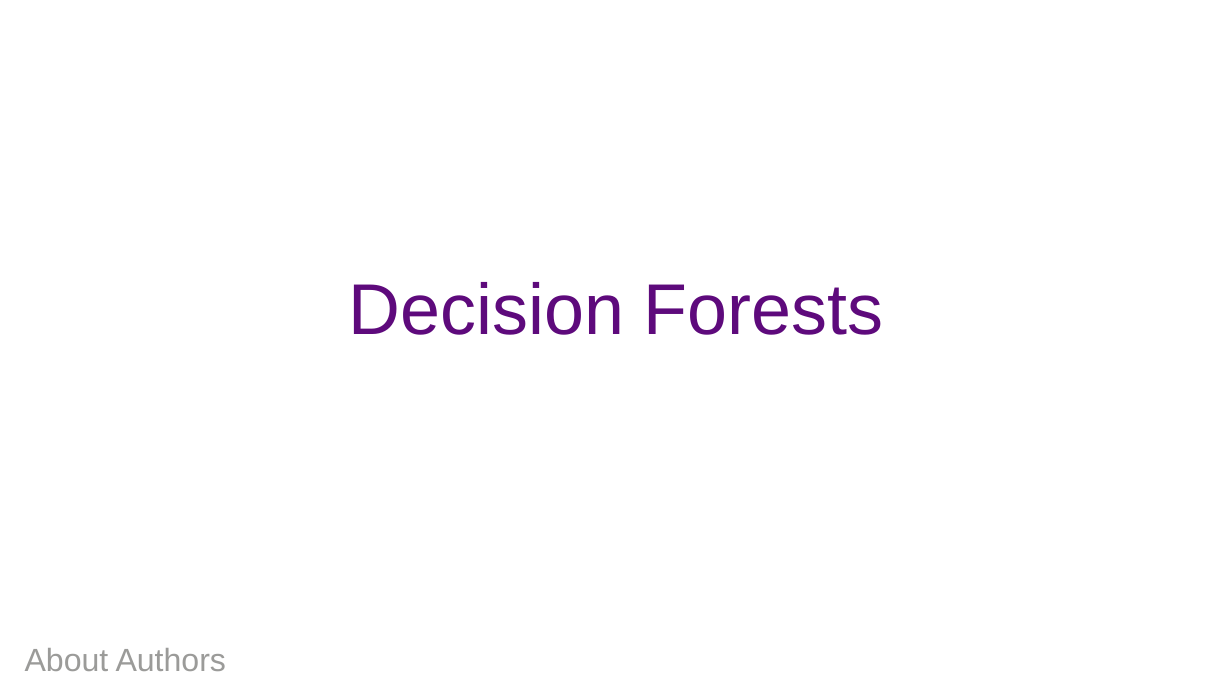
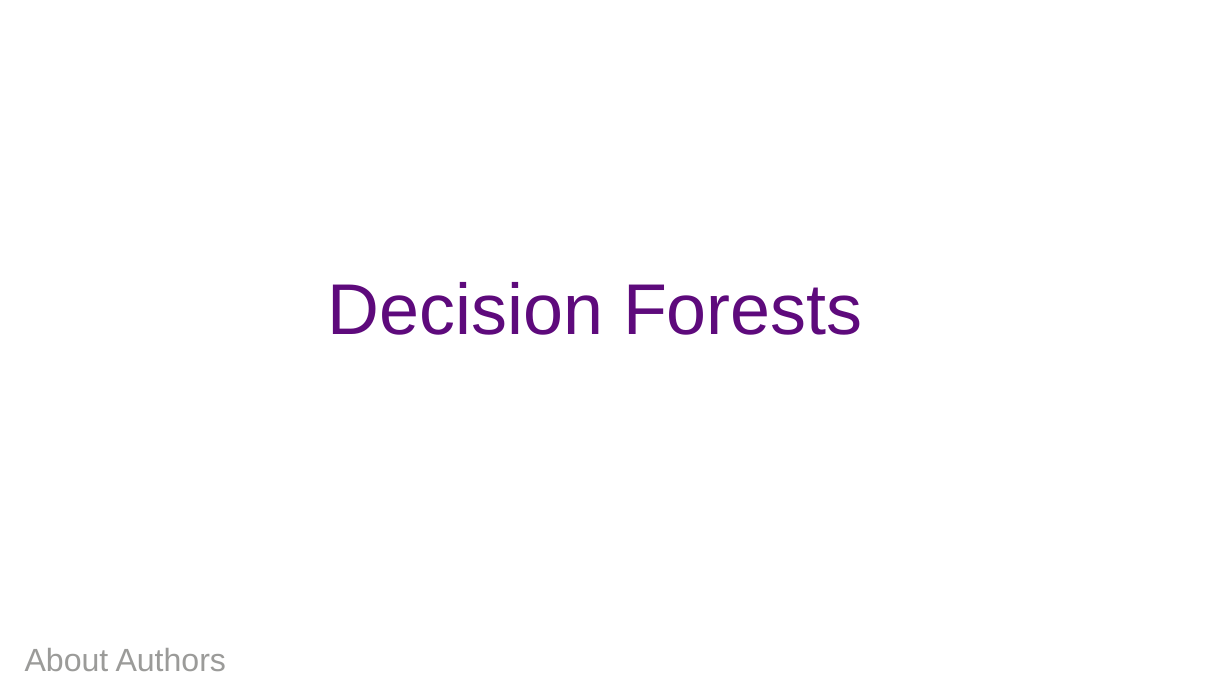
Before and after one commit to ShyshkinOleh/Introduction-to-Data-Science-Prometheus, a slide deck: slide 1 of Decision Forests.pptx. Drawn at 1232x693 pixels with LibreOffice and Linux fonts; fonts in the diff are those of the drawing; background and template pictures are left out. Boxes give left, top, right and bottom in pixels: in the first picture for what was removed or moved away, otherwise in the second. Text is boxed around its words. In the diff, an @@ line names an element or a change of style, - is before the commit and + after.

```diff
--- a/Decision Forests.pptx
+++ b/Decision Forests.pptx
@@ title "Decision Forests": place and size @@
-title "Decision Forests" at [349, 282, 883, 335]
+title "Decision Forests" at [328, 282, 862, 335]
```
Also in this commit, not shown: 1 other slide changed, 6 slides added, 5 slides removed.
